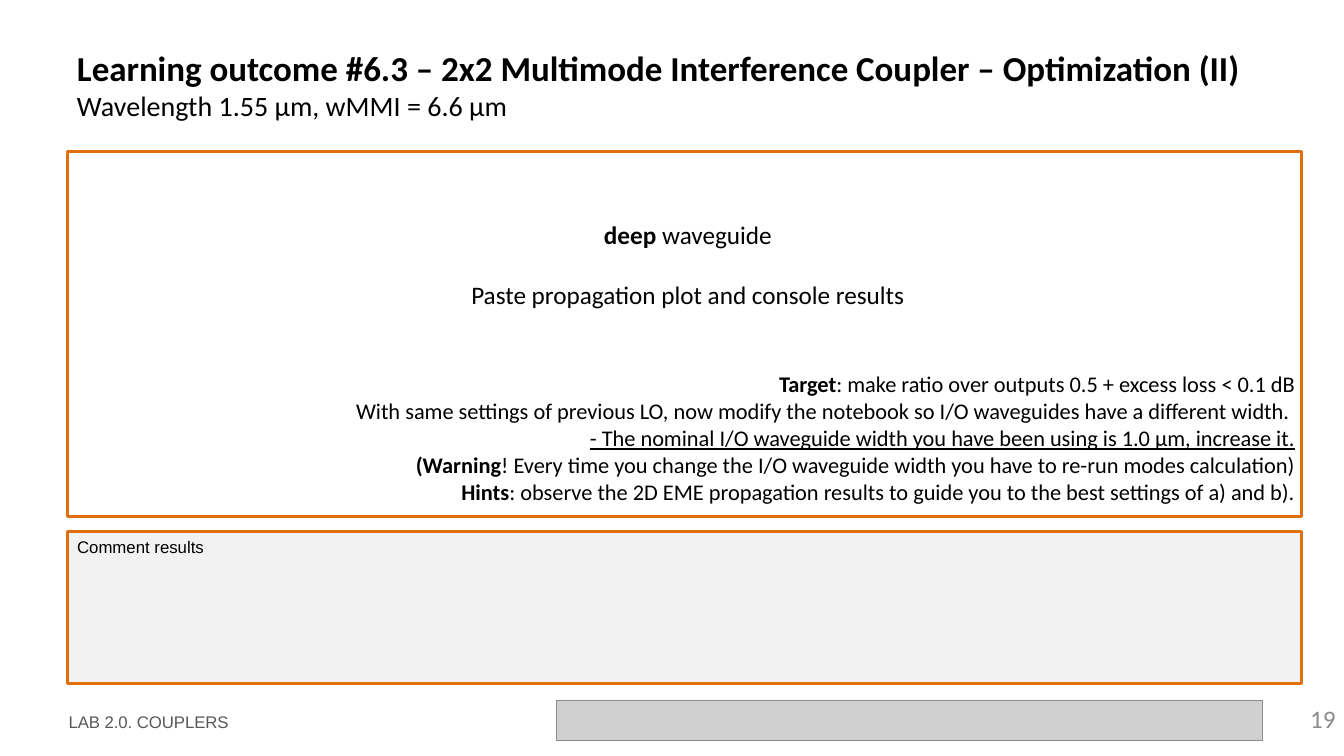
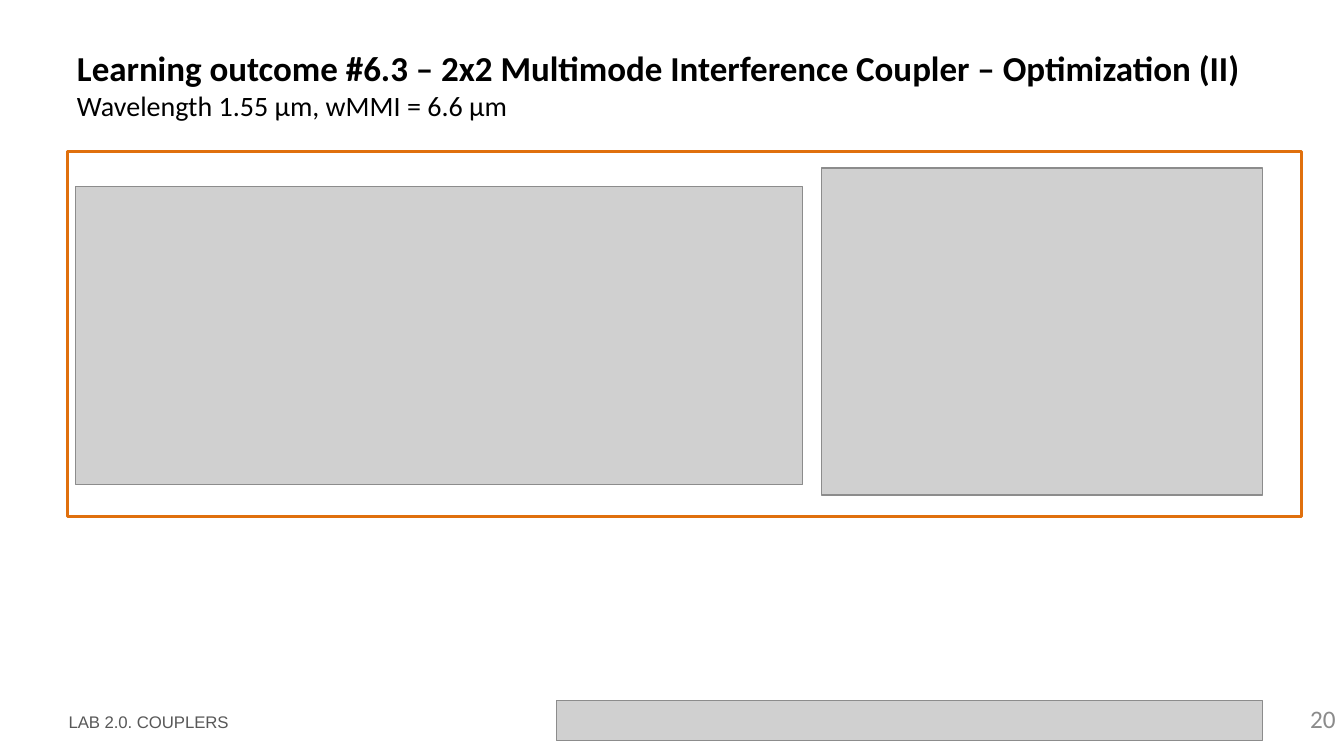
Before and after one commit to ltorjua/cifoin-lab2, a slide deck: slide 20 of LabBook_20.pptx (slide 19 before the commit). Drawn at 1344x756 pixels with LibreOffice and Linux fonts; fonts in the diff are those of the drawing; grey boxes stand for pictures; background and template pictures are left out. Boxes give left, top, right and bottom in pixels: in the first picture for what was removed or moved away, otherwise in the second. Text is boxed around its words. In the diff, an @@ line names an element or a change of style, - is before the commit and + after.

```diff
--- a/LabBook_20.pptx
+++ b/LabBook_20.pptx
@@ picture added at box(822, 168, 1262, 495) @@
@@ picture added at box(76, 187, 803, 485) @@
@@ text removed at box(356, 226, 1295, 504) @@
-deep waveguide
-Paste propagation plot and console results
-Target: make ratio over outputs 0.5 + excess loss < 0.1 dB
-With same settings of previous LO, now modify the notebook so I/O waveguides have a different width.
-- The nominal I/O waveguide width you have been using is 1.0 µm, increase it.
-(Warning! Every time you change the I/O waveguide width you have to re-run modes calculation)
-Hints: observe the 2D EME propagation results to guide you to the best settings of a) and b).
@@ rectangle removed at box(68, 531, 1303, 684) @@
-Comment results
@@ page number at box(1310, 712, 1336, 728): text changed @@
-19
+20
```
Also in this commit, not shown: 2 other slides changed, 2 slides added, 1 other file.
